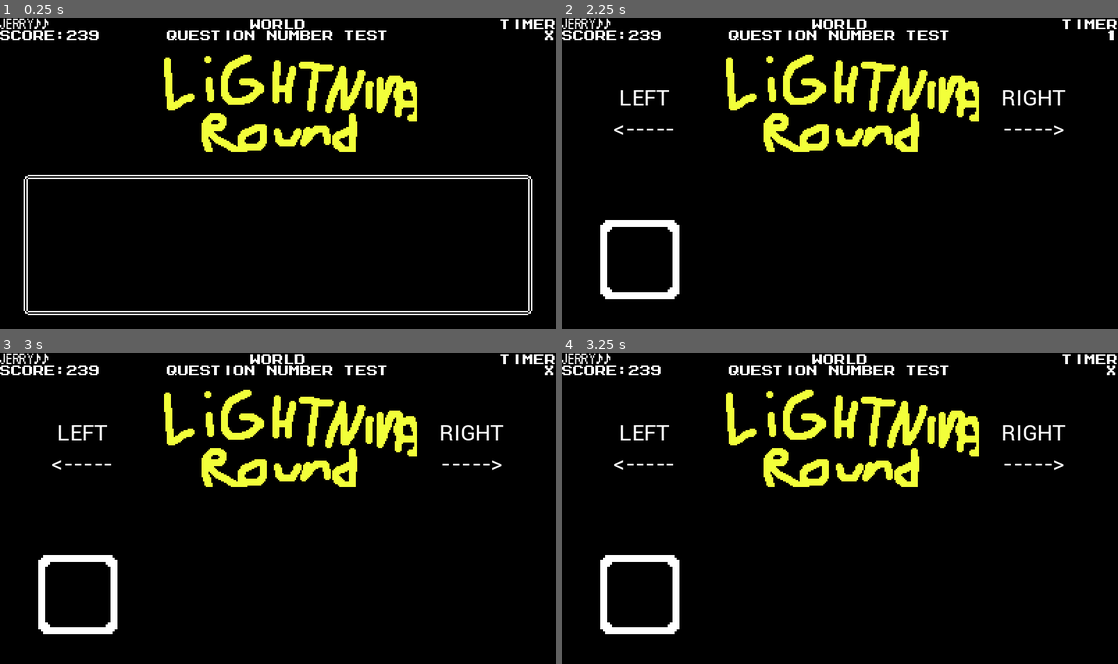
Above: before the commit, frames 1-4 (two rows, left to right).
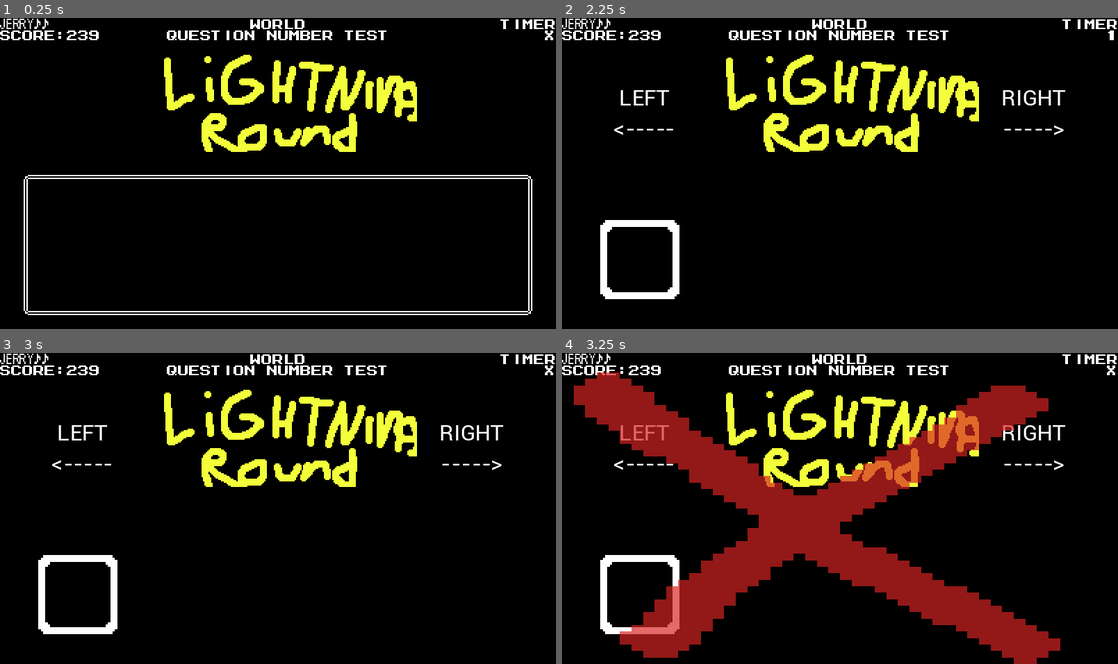
Above: after the commit, the same moments.

Repository: Nathpett/Thrown-Controllers-Community-Edition
Game: Godot game, scene res://category/concrete_categories/lightning_round.tscn
Two runs of this game, one before a commit and one after it. Both use one fixed random seed, a clock stepped at 60 frames per second and the inputs below. This scene is started directly instead of the project's main scene.
Inputs:
- Up to frame 1 (0.25 s): no input
- Up to frame 2 (2.25 s): tap Enter at 0.5 s; hold Right (right) 0.53-1.28 s; hold Y (correct_answer) 0.53-1.28 s; tap N (incorrect_answer) at 0.8, 1.35 s; tap Space (progress) at 1.25, 1.55 s; hold Down (down) 1.28-2.03 s; hold Right (right) from 2.03 s (still down); hold Space (progress) from 2.03 s (still down)
- Up to frame 3 (3 s): tap Y (correct_answer) at 2.3, 2.85 s; tap Enter at 2.75 s; release Right (right) at 2.78 s; release Space (progress) at 2.78 s; hold Up (ui_up) from 2.78 s (still down)
- Up to frame 4 (3.25 s): keep holding Up (ui_up); tap N (incorrect_answer) at 3.05 s

Frames 1-3 are identical in both runs. In frame 4, 24% of the frame differs, in the area x 2-90%, y 6-100%.
Error in both runs: Invalid access of index '0' on a base object of type: 'Array'. (res://category/concrete_categories/lightning_round.gd:101)

Commit message:
vanilla categories fully proto-typed...
I think

Diff:
--- a/category/abstract_categories/audio_question.gd
+++ b/category/abstract_categories/audio_question.gd
@@ -3,9 +3,9 @@
 
 func ready_trivia() -> void:
 	super.ready_trivia()
-	$AudioStreamPlayer.stream = load("res://trivia/" + path)
+	$Music.stream = load("res://trivia/" + path)
 
 
 func progress() -> void:
 	super.progress()
-	$AudioStreamPlayer.play()
+	$Music.play()
--- a/category/abstract_categories/audio_question.tscn
+++ b/category/abstract_categories/audio_question.tscn
@@ -8,9 +8,4 @@
 script = ExtResource("3")
 screen_transition = ExtResource("2")
 
-[node name="AudioStreamPlayer" type="AudioStreamPlayer" parent="." index="1"]
-volume_db = 24.0
-autoplay = true
-bus = &"music"
-
 [editable path="Control/Dialogue"]
--- a/category/abstract_categories/complex_question.gd
+++ b/category/abstract_categories/complex_question.gd
@@ -1,9 +1,12 @@
 class_name ComplexQuestion
 extends SimpleQuestion
+
+@export var manual_validation: bool = false
 
 var question_started: bool = false
 var question_over: bool = false
 # parent to lightning round and multiple choice, just some things those two will have in common that I felt needed abstraction
+
 func progress() -> void:
 	if dialogue.is_printing():
 		dialogue.show_all()
@@ -25,13 +28,14 @@
 	pass
 
 
-# override parent's method to nullifiy them?? nate what sort of sins are you cooking up?
 func player_success() -> void:
-	pass
+	if manual_validation:
+		super.player_success()
 
 
 func player_failure() -> void:
-	pass
+	if manual_validation:
+		super.player_failure()
 
 
 func show_answer() -> void:
--- a/category/concrete_categories/audio.tscn
+++ b/category/concrete_categories/audio.tscn
@@ -1,9 +1,8 @@
-[gd_scene load_steps=5 format=3]
+[gd_scene load_steps=4 format=3 uid="uid://bd61pgyg3wi10"]
 
 [ext_resource type="PackedScene" uid="uid://q2l4rfvc23gk" path="res://category/abstract_categories/audio_question.tscn" id="1"]
 [ext_resource type="Texture2D" uid="uid://cgboxl85r0toy" path="res://assets/img/audio.png" id="2"]
 [ext_resource type="PackedScene" uid="uid://ci83o2db0cdeo" path="res://screen_transitions/garage_door.tscn" id="3"]
-[ext_resource type="AudioStream" uid="uid://cdoroj6ej46ql" path="res://trivia/audio/Mother 3 - 129 Even Drier Guys.ogg" id="4_ww6pq"]
 
 [node name="GameScene" instance=ExtResource("1")]
 screen_transition = ExtResource("3")
@@ -14,8 +13,4 @@
 [node name="CategoryTitle" parent="Control" index="3"]
 texture = ExtResource("2")
 
-[node name="AudioStreamPlayer" parent="." index="1"]
-stream = ExtResource("4_ww6pq")
-autoplay = false
-
 [editable path="Control/Dialogue"]
--- a/category/concrete_categories/lightning_round.gd
+++ b/category/concrete_categories/lightning_round.gd
@@ -90,7 +90,7 @@
 
 
 func conclude_lightning_round() -> void:
-	scene_disabled = true # no more input!
+	question_over = true
 
 	dialogue.hide()
 	results_hbox.show()
@@ -126,14 +126,14 @@
 		tween.tween_interval(i * 0.2)
 
 		i += 1 + 5 * i / len(correct_arr) # this does a dramatic drop with 5 quesitions, but with 10 it could get agonizing, TODO SCALE SOMEHOW HERE SOME DAY!
-	tween.connect("finished", Callable(self, "_on_tween_all_completed"))
+#	tween.connect("finished", Callable(self, "_on_tween_all_completed"))
 
-
-func _on_tween_all_completed() -> void:
-	if correct_ct > len(correct_arr) / 2.0:
-		emit_signal("success")
-	else:
-		emit_signal("failure")
+#
+#func _on_tween_all_completed() -> void:
+#	if correct_ct > len(correct_arr) / 2.0:
+#		emit_signal("success")
+#	else:
+#		emit_signal("failure")
 
 
 func _on_tween_complete(_object, _key) -> void:
@@ -141,4 +141,9 @@
 
 
 func _on_timer_timeout() -> void:
-	print("AAA")
+	var tween = create_tween()
+	tween.tween_property($OutOfTime, "offset_top", 0, 1).set_trans(Tween.TRANS_BACK).set_ease(Tween.EASE_IN)
+	tween.parallel().tween_property($OutOfTime, "offset_bottom", 0, 1).set_trans(Tween.TRANS_BACK).set_ease(Tween.EASE_IN)
+
+	await tween.finished
+	$Thunder.play()
--- a/category/concrete_categories/lightning_round.tscn
+++ b/category/concrete_categories/lightning_round.tscn
@@ -6,9 +6,11 @@
 [ext_resource type="FontFile" path="res://assets/fonts/roboto_1.tres" id="4"]
 [ext_resource type="Texture2D" uid="uid://bthtxa1e3eh44" path="res://assets/img/box.png" id="5"]
 [ext_resource type="AudioStream" uid="uid://bll1w1ypl8s2u" path="res://assets/sound/free_sound/badoink__thunder.wav" id="6"]
+[ext_resource type="Texture2D" uid="uid://dccgc8kt01yun" path="res://assets/img/x.png" id="7_y6jcg"]
 
 [node name="GameScene" instance=ExtResource("1")]
 script = ExtResource("2")
+manual_validation = true
 
 [node name="CategoryTitle" parent="Control" index="3"]
 anchor_left = 0.25
@@ -75,4 +77,15 @@
 stream = ExtResource("6")
 bus = &"sfx"
 
+[node name="OutOfTime" type="TextureRect" parent="." index="3"]
+modulate = Color(1, 1, 1, 0.682353)
+anchors_preset = 15
+anchor_right = 1.0
+anchor_bottom = 1.0
+offset_top = -300.0
+offset_bottom = -300.0
+grow_horizontal = 2
+grow_vertical = 2
+texture = ExtResource("7_y6jcg")
+
 [editable path="Control/Dialogue"]
--- a/game.gd
+++ b/game.gd
@@ -83,6 +83,7 @@
 	transitions.add_child(transition)
 
 	current_scene.disable()
+	current_scene.music_fade_off()
 	await transition.screen_covered
 
 	current_scene.queue_free()
--- a/game_scene.gd
+++ b/game_scene.gd
@@ -25,6 +25,15 @@
 	scene_disabled = true
 
 
+func music_fade_off() -> void:
+	var music = get_node("Music")
+	if !is_instance_valid(music):
+		return
+
+	var tween = create_tween()
+	tween.tween_property(music, "volume_db", -80, 2)
+
+
 func get_title() -> String:
 	return "GAMESCENE!!"
 
--- a/panel_select/score_header.gd
+++ b/panel_select/score_header.gd
@@ -22,7 +22,7 @@
 		_node = _node.get_parent()
 
 
-func _process(delta: float) -> void:
+func _process(_delta: float) -> void:
 	if header_timer.time_left:
 		timer_value.text = str(ceil(header_timer.time_left))
 	else:
Not shown: 1 places in category/concrete_categories/lightning_round.tscn that only renumber resources
Not shown, changed: trivia/audio/Mother 3 - 129 Even Drier Guys.ogg.import
